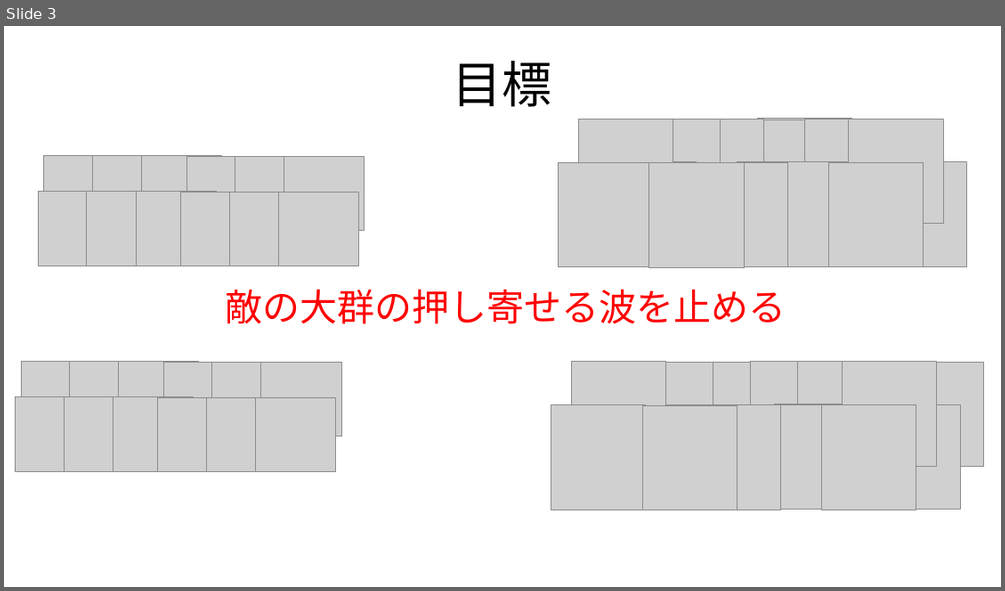
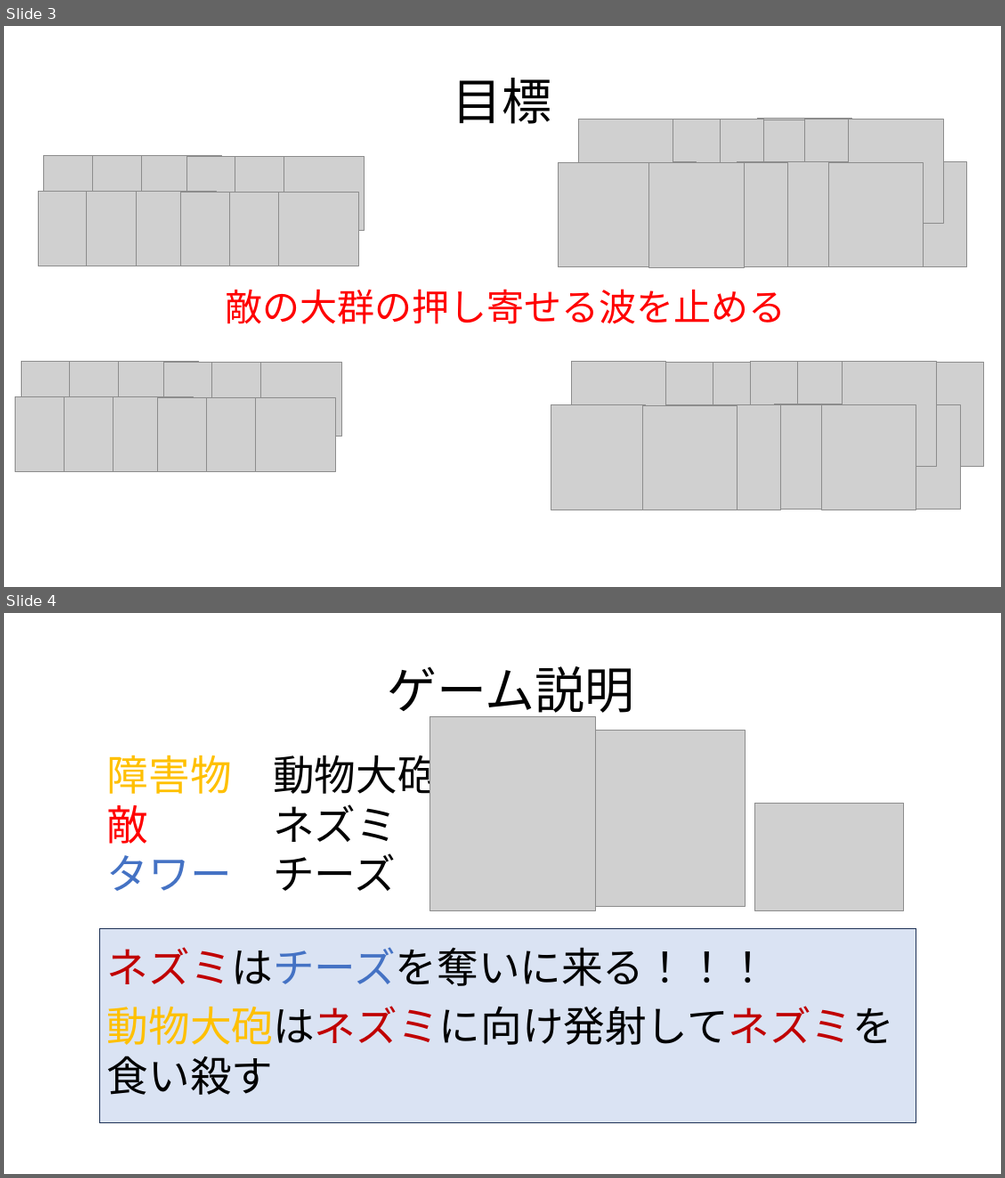
Before and after one commit to sayudesu/ToD, a slide deck: _Proposal/TowerOfDefense.pptx. Shown one above the other, each under a label of ours: slide 3 before the commit, slides 3 and 4 after it. The pictures are 1005x591 and 1005x1178 pixels, drawn with LibreOffice and Linux fonts; fonts in the diff are those of the drawing; grey boxes stand for pictures; background and template pictures are left out. Boxes give left, top, right and bottom in pixels: in the first picture for what was removed or moved away, otherwise in the second. Text is boxed around its words. In the diff, an @@ line names an element or a change of style, - is before the commit and + after.

```diff
--- a/_Proposal/TowerOfDefense.pptx
+++ b/_Proposal/TowerOfDefense.pptx
@@ slide 4 added at <box>4,613,1001,1174</box>, background picture (left out) @@
@@ text added at <box>387,666,634,721</box>, 48 pt, text #000000 @@
+ゲーム説明
@@ picture added at <box>430,717,596,910</box> @@
@@ picture added at <box>596,730,745,906</box> @@
@@ text added at <box>107,747,439,891</box>, 40 pt, text #000000 @@
+障害物 動物大砲
+敵 ネズミ
+タワー チーズ
@@ picture added at <box>755,803,905,910</box> @@
@@ rectangle added at <box>100,929,916,1123</box>, fill #DAE3F3, outline #1E3256 1 pt @@
@@ text added at <box>107,947,769,986</box>, 40 pt, text #000000 @@
+ネズミはチーズを奪いに来る！！！
@@ text added at <box>107,1005,894,1094</box>, 40 pt, text #000000 @@
+動物大砲はネズミに向け発射してネズミを食い殺す
@@ slide 3 changed as well @@
@@ text "目標": place and size @@
-text "目標" at <box>452,61,551,107</box>
+text "目標" at <box>452,78,551,124</box>
```
Also in this commit, not shown: 4 other slides changed, 3 other slides added, 1 other file.
